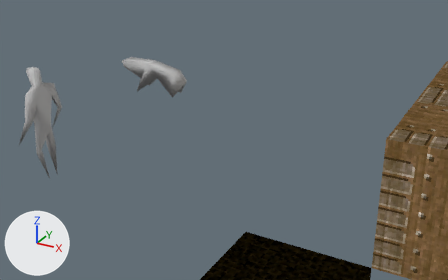
Two versions of the Blender file levelwuvmap.blend, one commit apart.
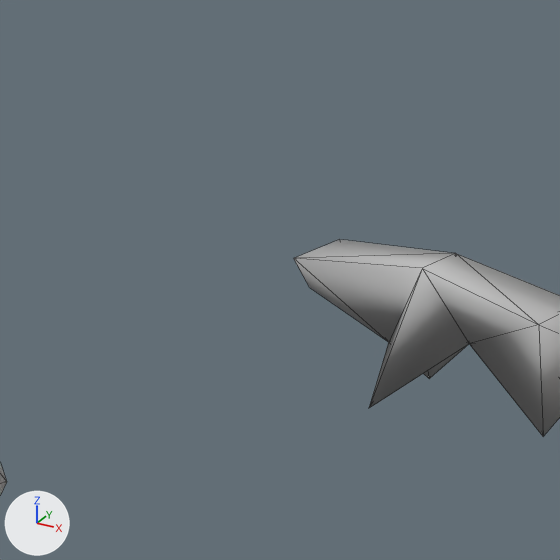
There are two pictures of each version: one from a camera (50 mm lens) standing at (1.86, -2.73, 3.61) and looking at (-1.89, 4.09, 0.2), one close up on the part from 14% to 39% of the width and 3% to 44% of the height. The lights are fixed; the arrows at lower left show +X, +Y and +Z. The close-ups show mesh edges as thin lines.

Names of what the first close-up shows: 'hound'.
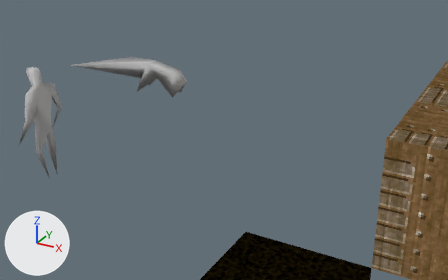
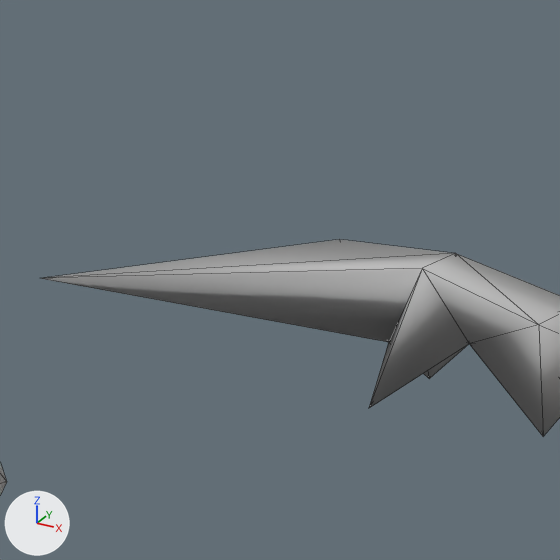
The newer file adds a shape key; the second version is drawn at full value of the shape key 'Key 1' of 'hound', and the change is written as the vertex moves it makes.

Pixel boxes [x1, y1, x2, y2] of what changed, in the close-ups (560 x 560 px; the box of a moved part takes in the faces that stretch with it):
'hound', reshaped
    before: [294, 240, 560, 436]
    after: [41, 239, 560, 436]
part 1 of me_hound, moved or reshaped
    before: [294, 240, 456, 342]
    after: [41, 239, 456, 342]

The change, as a diff of the scene's bpy script:
```diff
--- a/levelwuvmap.blend.py
+++ b/levelwuvmap.blend.py
@@ me_hound @@
 me_hound.from_pydata(...)  # 17 vertices, 30 faces; spans x -0.61..0.58, y -1.0..0.69, z -2.34..1.66
 # used by ob_hound; location = (-3.0, 4.0, 1.0); rotation_euler = (1.571, 0.0, 4.712), in degrees (90, 0, 270); scale = (0.25, 0.25, 0.25)
-me_hound.vertices[16].co = (0.42, 0.59, 1.66)  # pixel (293, 258)
+# me_hound part 1
+me_hound.vertices[16].co = (2.42, 0.59, 3.66)  # pixel (39, 278)
 me_hound.materials.append(mat_dog_mat)
```
